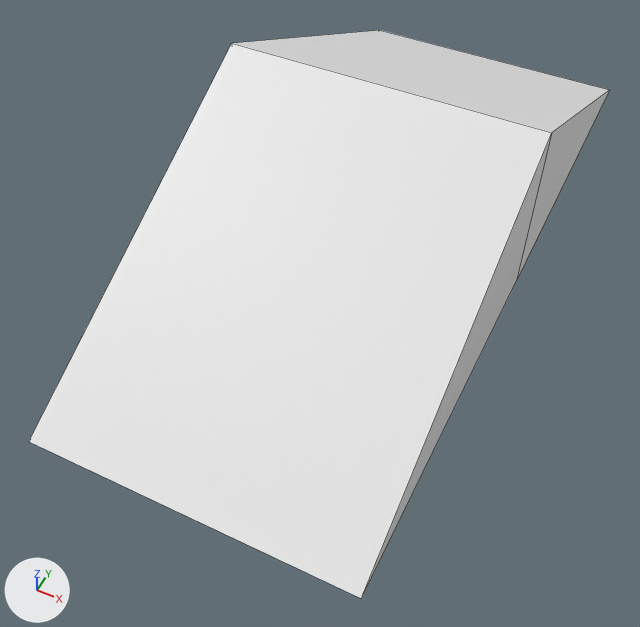
Before and after pictures for a commit that changed the Blender file CarBallRawAssets/Models/middleJump.blend.
Before and after are seen from a 50 mm lens placed at (2.43, -6.04, 6.12), pointed at (-0.02, -1.15, 0.01). Every picture has the same lights, and +X, +Y and +Z are marked at lower left. Mesh edges are drawn as thin lines.
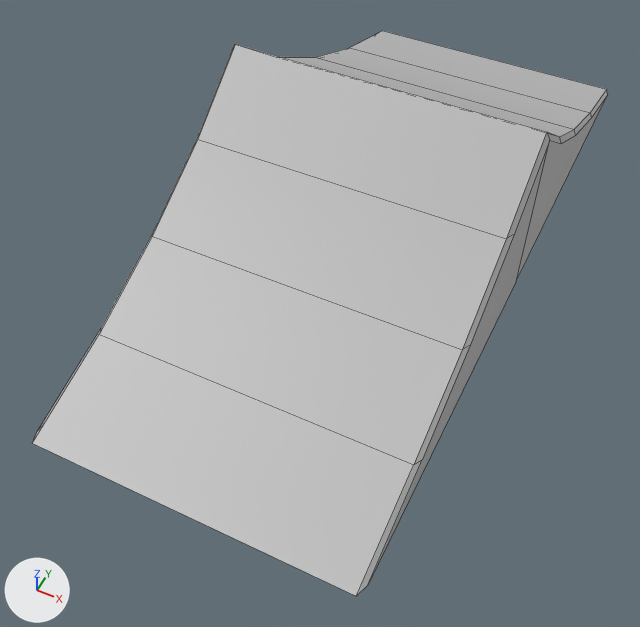
Location of each change, [x1, y1, x2, y2] in pixels of the pictures (640 x 627 px):
'Cube.001', reshaped, modifiers changed: before [29, 30, 610, 598]; after [33, 31, 607, 596]
part 1 of me_cube_002, built on: before [29, 30, 610, 598]; after [33, 31, 607, 596]

What changed in the scene script:
```text
Add mat_jump_diffuse:
    mat_jump_diffuse = principled_material('Jump_diffuse')
    mat_jump_diffuse.base_color = (0.5, 0.5, 0.5)  # grey #bcbcbc
Change me_cube_002:
    used by ob_cube_001; location = (0.0, 0.0, 0.0); scale = (1.48, 3.49, 0.783)
    remove me_cube_002.from_pydata(...)  # 8 vertices, 8 faces; spans x -1.0..1.0, y -1.0..1.0, z 0.08..2.27
    add me_cube_002.from_pydata(...)  # 22 vertices, 15 faces; spans x -1.0..1.0, y -1.0..0.0, z 0.08..2.27
    me_cube_002 part 1
    6 vertices are removed from x -1.0..1.0, y -1.0..1.0, z 0.08..2.27
    8 faces are deleted
    15 vertices are added at x -1.0..1.0, y -1.0..0.0, z 0.08..2.27
    5 new vertices lie (1.94, 0.0, 0.0) away from vertices in x -0.97, y -1.0..0.0, z 0.08..2.27
    15 new faces join them
    me_cube_002 part 2: the surface is now shaded smooth
    add me_cube_002.materials.append(mat_jump_diffuse)  # grey #bcbcbc
Change ob_cube_001:
    add _m = ob_cube_001.modifiers.new('Mirror', 'MIRROR')
    add _m.use_axis = (False, True, False)
    add _m = ob_cube_001.modifiers.new('EdgeSplit', 'EDGE_SPLIT')
```
